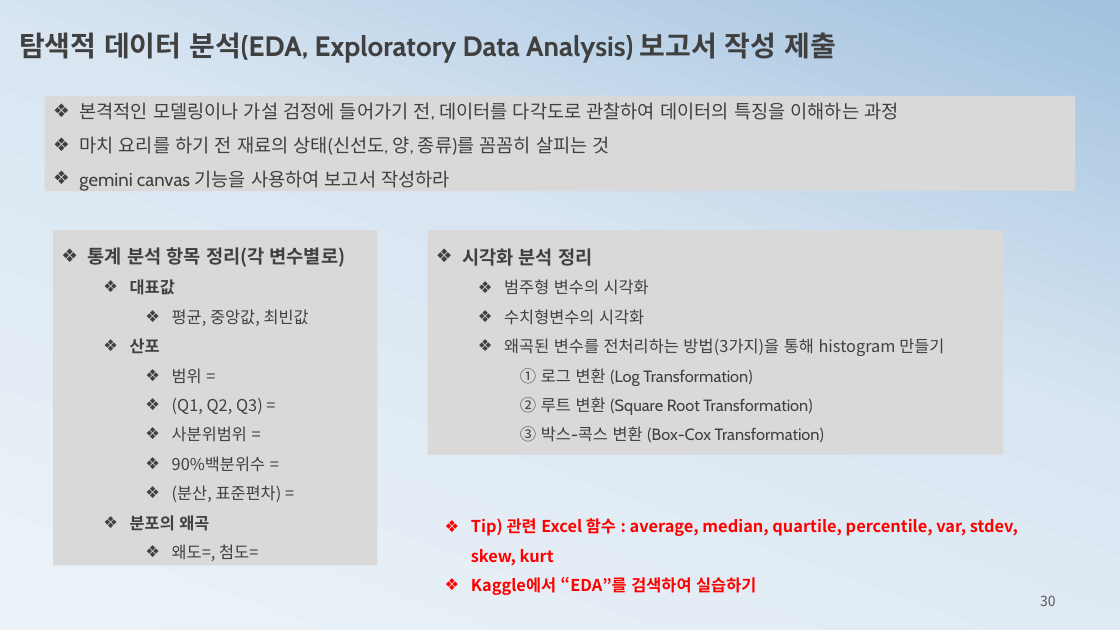
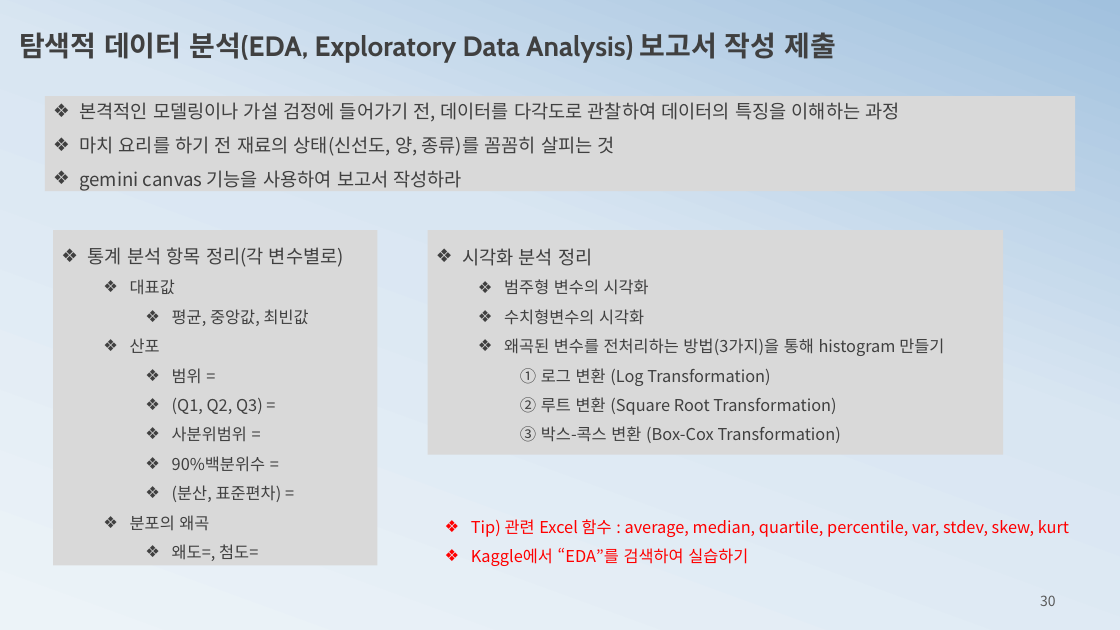
Before and after one commit to ancestor9/mathematics-for-machine-learning, a slide deck: slide 30 of 1_statistics for machine learning.pptx. Drawn at 1120x630 pixels with LibreOffice and Linux fonts; fonts in the diff are those of the drawing. Boxes give left, top, right and bottom in pixels: in the first picture for what was removed or moved away, otherwise in the second. Text is boxed around its words. In the diff, an @@ line names an element or a change of style, - is before the commit and + after.

```diff
--- a/1_statistics for machine learning.pptx
+++ b/1_statistics for machine learning.pptx
@@ rectangle "본격적인 모델링이나 가설 검정에 들어가기 ..." at bbox=[45, 96, 1075, 191]: font Cabin to Noto Sans CJK KR @@
@@ text in rectangle at bbox=[88, 247, 344, 530]: bold off in "통계 분석 항목 정리(각 변수별로)", "대표값", "산포", "분포의 왜곡" @@
@@ text in rectangle at bbox=[462, 248, 841, 443]: bold off in "시각화 분석 정리"; font Cabin to Noto Sans CJK KR in "① 로그 변환 (Log Transformation)", "② 루트 변환 (Square Root Transformation)", "③ 박스-콕스 변환 (Box-Cox Transformation)" @@
@@ text "Tip) 관련 Excel 함수 : ..." at bbox=[471, 519, 1069, 566]: bold off @@
```
Also in this commit, not shown: 8 other slides changed, 2 slides added, 1 slide removed.
